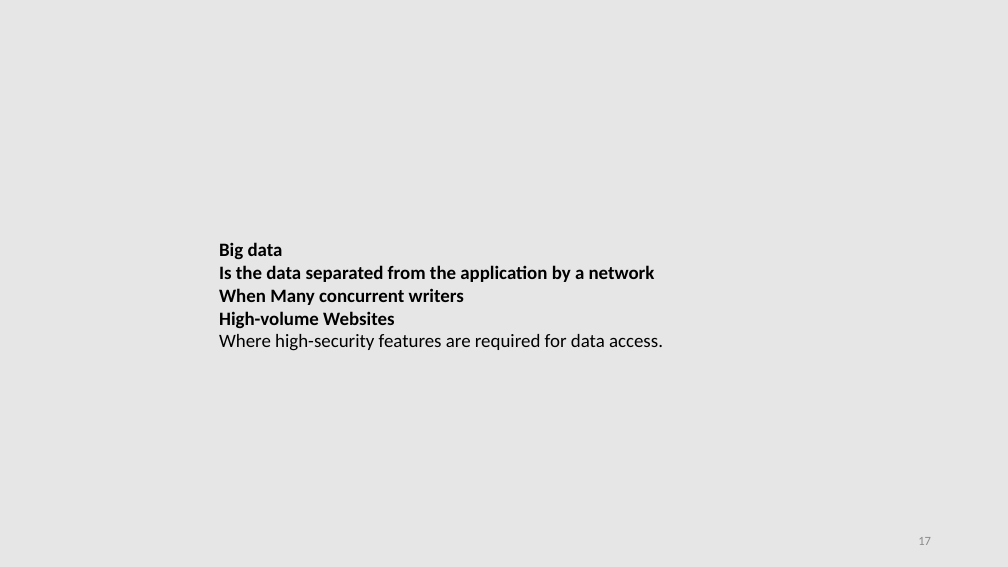
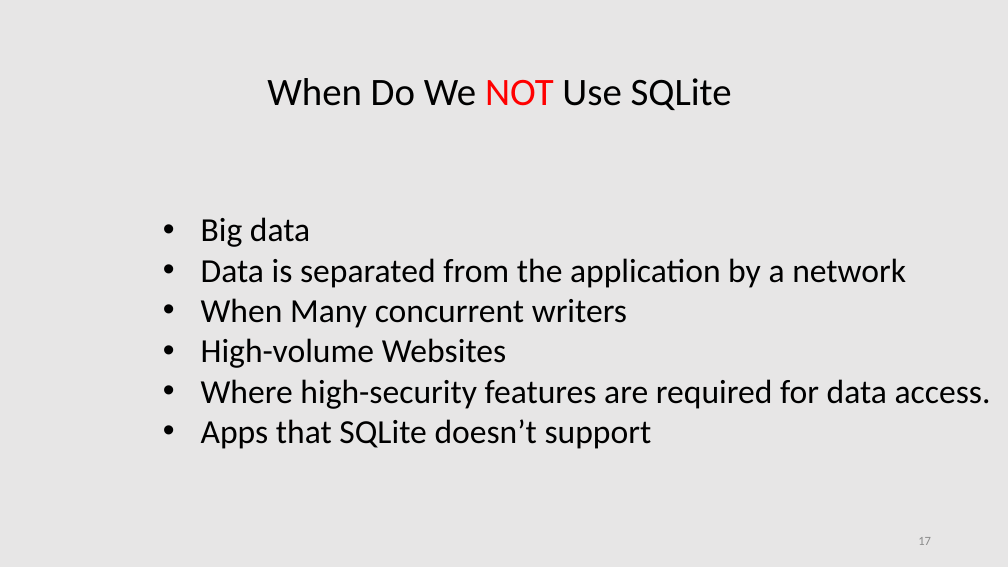
Before and after one commit to lahcenrahlaoui/Wingardium_Leviosaaaa, a slide deck: slide 17 of Presentation-projet-SQLite [Autosaved].pptx. Drawn at 1008x567 pixels with LibreOffice and Linux fonts; fonts in the diff are those of the drawing. Boxes give left, top, right and bottom in pixels: in the first picture for what was removed or moved away, otherwise in the second. Text is boxed around its words. In the diff, an @@ line names an element or a change of style, - is before the commit and + after.

```diff
--- a/Presentation-projet-SQLite [Autosaved].pptx
+++ b/Presentation-projet-SQLite [Autosaved].pptx
@@ text added at <box>267,78,732,110</box>, 37 pt, text #000000 @@
+When Do We NOT Use SQLite
@@ text "Big data": place and size @@
-text "Big data" at <box>219,242,663,351</box>
+text "Big data" at <box>201,217,991,449</box>
@@ text at <box>201,217,991,409</box>: size 18 to 32 pt in "Big data", "When Many concurrent writers", "High-volume Websites", "Where high-security features are required for data ..."; bold off in "Big data", "When Many concurrent writers", "High-volume Websites"; bullet none to • @@
@@ text at <box>201,258,906,288</box>: text changed; size 18 to 32 pt; bold off @@
-Is the data separated from the application by a network
+• Data is separated from the application by a network
@@ text at <box>201,419,652,449</box>: paragraph added @@
+• Apps that SQLite doesn’t support
```
Also in this commit, not shown: 2 other slides changed.
